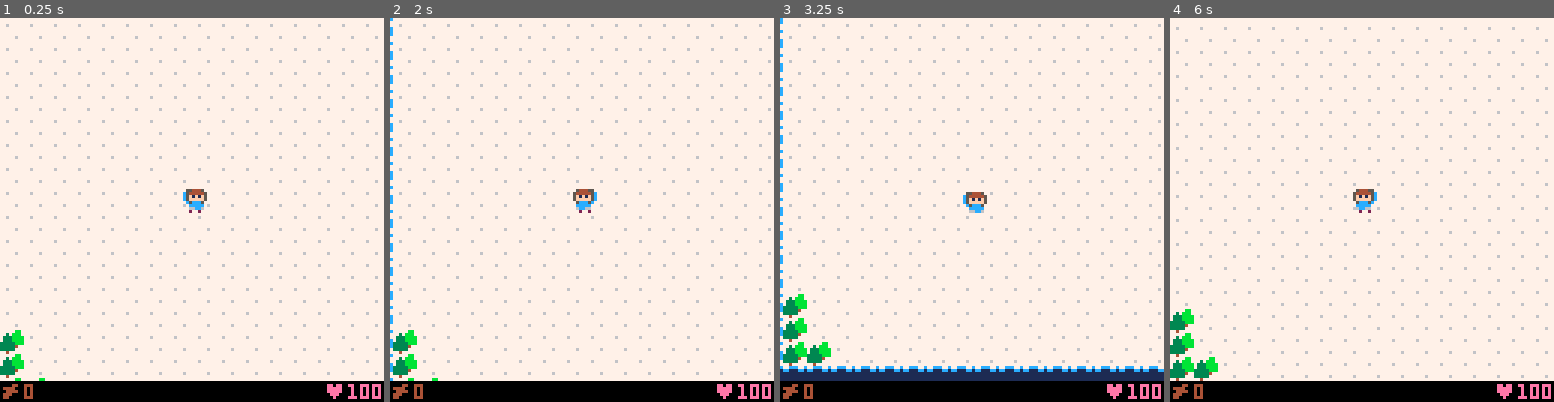
Above: before the commit, frames 1-4 (left to right).
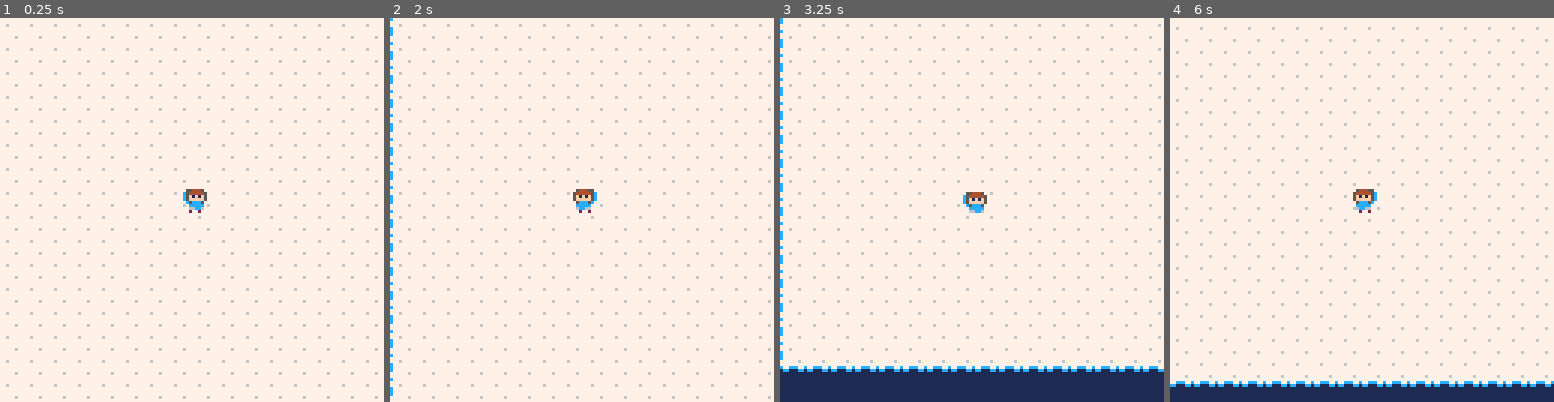
Above: after the commit, the same moments.

Repository: majorcob/ggj19
Game: PICO-8 cartridge ggj19.p8
Same seed, same stepped clock (60 frames per second), same inputs: the game is played once before the commit and once after it.
Inputs:
- Up to frame 1 (0.25 s): no input
- Up to frame 2 (2 s): hold Left from 1.97 s (still down)
- Up to frame 3 (3.25 s): release Left at 2.37 s; hold Down 2.42-2.82 s; hold Right from 2.87 s (still down)
- Up to frame 4 (6 s): release Right at 3.53 s; hold Up 3.58-4.08 s; hold Right 4.13-4.53 s; hold Down 4.58-5.08 s; hold Left 5.13-5.8 s; hold Up from 5.85 s (still down)

The runs differ from the first frame. In frame 1, 6.0% of the frame differs, in the area x 0-100%, y 81-100%; in frame 2, 6.0%; in frame 3, 6.5%, in the area x 0-100%, y 71-100%; in frame 4, 6.5%.

Commit message:
Revert "HUD baby"
This reverts commit baebe76b36e964078d1adad31ecad8db9e00dd57.

Diff:
--- a/ggj19.p8
+++ b/ggj19.p8
@@ -5,7 +5,7 @@
 
 local t,f=true,false
 
-local px,py,pc,pr,pwt,php,pw
+local px,py,pc,pr,pwt
 local cx,cy
 
 function f0(n)
@@ -15,15 +15,13 @@
 function _init()
 	cx,cy=0,0
 	px,py=72,72
-	pc=0
+	pc=t
 	pr=t
 	pwt=0
-	php=100
-	pw=0
 end
 
 function _update()
-	if pc>=0 then
+	if pc then
  	pwt+=1
  	local wth,wtv=f
  	if btn(0)==btn(1) then
@@ -59,8 +57,6 @@
  if (f0(te)) px=min(px,ptx+4)
  if (f0(ts)) py=min(py,pty+6)
 
- if (0<=pc and pc<7) pc+=1
-
  cx,cy=px-64,py-64
 end
 
@@ -76,12 +72,6 @@
 
 	local ps=pwt%20<10 and 1 or 2
 	spr(ps,px-cx-3,py-cy-7,1,1,pr)
-
-	local hp="♥"..php
-	rectfill(0,128-pc,127,128,0)
-	print(hp,108,129-pc,14)
-	spr(16,1,129-pc)
-	print(pw,8,129-pc,4)
 end
 __gfx__
 00000000054445500000000000000000000000000000000000000000000000000000000000000000000000000000000000000000000000000000000000000000
@@ -92,11 +82,11 @@
 007007000ccccc0005ccc5c000000000000000000000000000000000000000000000000000000000000000000000000000000000000000000000000000000000
 0000000006cc66000ccccc0000000000000000000000000000000000000000000000000000000000000000000000000000000000000000000000000000000000
 000000000020020006cc660000000000000000000000000000000000000000000000000000000000000000000000000000000000000000000000000000000000
-00044000000000000000000000000000000000000000000000000000000000000000000000000000000000000000000000000000000000000000000000000000
-44440000000000000000000000000000000000000000000000000000000000000000000000000000000000000000000000000000000000000000000000000000
-04444000000000000000000000000000000000000000000000000000000000000000000000000000000000000000000000000000000000000000000000000000
-44400000000000000000000000000000000000000000000000000000000000000000000000000000000000000000000000000000000000000000000000000000
-44000000000000000000000000000000000000000000000000000000000000000000000000000000000000000000000000000000000000000000000000000000
+00000000000000000000000000000000000000000000000000000000000000000000000000000000000000000000000000000000000000000000000000000000
+00000000000000000000000000000000000000000000000000000000000000000000000000000000000000000000000000000000000000000000000000000000
+00000000000000000000000000000000000000000000000000000000000000000000000000000000000000000000000000000000000000000000000000000000
+00000000000000000000000000000000000000000000000000000000000000000000000000000000000000000000000000000000000000000000000000000000
+00000000000000000000000000000000000000000000000000000000000000000000000000000000000000000000000000000000000000000000000000000000
 00000000000000000000000000000000000000000000000000000000000000000000000000000000000000000000000000000000000000000000000000000000
 00000000000000000000000000000000000000000000000000000000000000000000000000000000000000000000000000000000000000000000000000000000
 00000000000000000000000000000000000000000000000000000000000000000000000000000000000000000000000000000000000000000000000000000000
@@ -140,14 +130,14 @@
 00000000000000000000000000000000000000000000000000000000000000000000000000000000000000000000000000000000000000000000000000000000
 00000000000000000000000000000000000000000000000000000000000000000000000000000000000000000000000000000000000000000000000000000000
 00000000000000000000000000000000000000000000000000000000000000000000000000000000000000000000000000000000000000000000000000000000
-77777bb7000000000000000000000000000000000000000000000000000000000000000000000000000000000000000000000000000000000000000000000000
-7737bbb7000000000000000000000000000000000000000000000000000000000000000000000000000000000000000000000000000000000000000000000000
-7333bbbb000000000000000000000000000000000000000000000000000000000000000000000000000000000000000000000000000000000000000000000000
-7333bbbb000000000000000000000000000000000000000000000000000000000000000000000000000000000000000000000000000000000000000000000000
-33333bbb000000000000000000000000000000000000000000000000000000000000000000000000000000000000000000000000000000000000000000000000
-33333477000000000000000000000000000000000000000000000000000000000000000000000000000000000000000000000000000000000000000000000000
-33333777000000000000000000000000000000000000000000000000000000000000000000000000000000000000000000000000000000000000000000000000
-77477777000000000000000000000000000000000000000000000000000000000000000000000000000000000000000000000000000000000000000000000000
+00000000000000000000000000000000000000000000000000000000000000000000000000000000000000000000000000000000000000000000000000000000
+00000000000000000000000000000000000000000000000000000000000000000000000000000000000000000000000000000000000000000000000000000000
+00000000000000000000000000000000000000000000000000000000000000000000000000000000000000000000000000000000000000000000000000000000
+00000000000000000000000000000000000000000000000000000000000000000000000000000000000000000000000000000000000000000000000000000000
+00000000000000000000000000000000000000000000000000000000000000000000000000000000000000000000000000000000000000000000000000000000
+00000000000000000000000000000000000000000000000000000000000000000000000000000000000000000000000000000000000000000000000000000000
+00000000000000000000000000000000000000000000000000000000000000000000000000000000000000000000000000000000000000000000000000000000
+00000000000000000000000000000000000000000000000000000000000000000000000000000000000000000000000000000000000000000000000000000000
 04040404040404040404040404040404040404040404040404040404040404040404040404040404040404040404040404040404040404040404040404040404
 04040404040404040404040404040404040404040404040404040404040404040404040404040404040404040404040404040404040404040404040404040404
 04040404040404040404040404040404040404040404040404040404040404040404040404040404040404040404040404040404040404040404040404040404
@@ -213,7 +203,7 @@
 04040404040404040404040404040404040404040404040404040404040404040404040404040404040404040404040404040404040404040404040404040404
 04040404040404040404040404040404040404040404040404040404040404040404040404040404040404040404040404040404040404040404040404040404
 __gff__
-0000000000000000000000000000000000000000000000000000000000000000000000000000000000000000000000000000000000000000000000000000000001010000000000000000000000000000010001000000000000000000000000000001000000000000000000000000000001000000000000000000000000000000
+0000000000000000000000000000000000000000000000000000000000000000000000000000000000000000000000000000000000000000000000000000000001010000000000000000000000000000010001000000000000000000000000000001000000000000000000000000000000010000000000000000000000000000
 0100000000000000000000000000000000000000000000000000000000000000000000000000000000000000000000000000000000000000000000000000000000000000000000000000000000000000000000000000000000000000000000000000000000000000000000000000000000000000000000000000000000000000
 __map__
 4041414141414141414141414141414141424040404040404040404040404040404040404040404040404040404040404040404040404040404040404040404040404040404040404040404040404040404040404040404040404040404040404040404040404040404040404040404040404040404040404040404040404040
@@ -230,9 +220,9 @@
 5051515151515151515151515151515151524040404040404040404040404040404040404040404040404040404040404040404040404040404040404040404040404040404040404040404040404040404040404040404040404040404040404040404040404040404040404040404040404040404040404040404040404040
 5051515151515151515151515151515151524040404040404040404040404040404040404040404040404040404040404040404040404040404040404040404040404040404040404040404040404040404040404040404040404040404040404040404040404040404040404040404040404040404040404040404040404040
 5051515151515151515151515151515151524040404040404040404040404040404040404040404040404040404040404040404040404040404040404040404040404040404040404040404040404040404040404040404040404040404040404040404040404040404040404040404040404040404040404040404040404040
-5070515151515151515151515151515151524040404040404040404040404040404040404040404040404040404040404040404040404040404040404040404040404040404040404040404040404040404040404040404040404040404040404040404040404040404040404040404040404040404040404040404040404040
-5070515151515151515151515151515151524040404040404040404040404040404040404040404040404040404040404040404040404040404040404040404040404040404040404040404040404040404040404040404040404040404040404040404040404040404040404040404040404040404040404040404040404040
-5070705151515151515151515151515151524040404040404040404040404040404040404040404040404040404040404040404040404040404040404040404040404040404040404040404040404040404040404040404040404040404040404040404040404040404040404040404040404040404040404040404040404040
+5051515151515151515151515151515151524040404040404040404040404040404040404040404040404040404040404040404040404040404040404040404040404040404040404040404040404040404040404040404040404040404040404040404040404040404040404040404040404040404040404040404040404040
+5051515151515151515151515151515151524040404040404040404040404040404040404040404040404040404040404040404040404040404040404040404040404040404040404040404040404040404040404040404040404040404040404040404040404040404040404040404040404040404040404040404040404040
+5051515151515151515151515151515151524040404040404040404040404040404040404040404040404040404040404040404040404040404040404040404040404040404040404040404040404040404040404040404040404040404040404040404040404040404040404040404040404040404040404040404040404040
 6061616161616161616161616161616161404040404040404040404040404040404040404040404040404040404040404040404040404040404040404040404040404040404040404040404040404040404040404040404040404040404040404040404040404040404040404040404040404040404040404040404040404040
 4040404040404040404040404040404040404040404040404040404040404040404040404040404040404040404040404040404040404040404040404040404040404040404040404040404040404040404040404040404040404040404040404040404040404040404040404040404040404040404040404040404040404040
 4040404040404040404040404040404040404040404040404040404040404040404040404040404040404040404040404040404040404040404040404040404040404040404040404040404040404040404040404040404040404040404040404040404040404040404040404040404040404040404040404040404040404040
